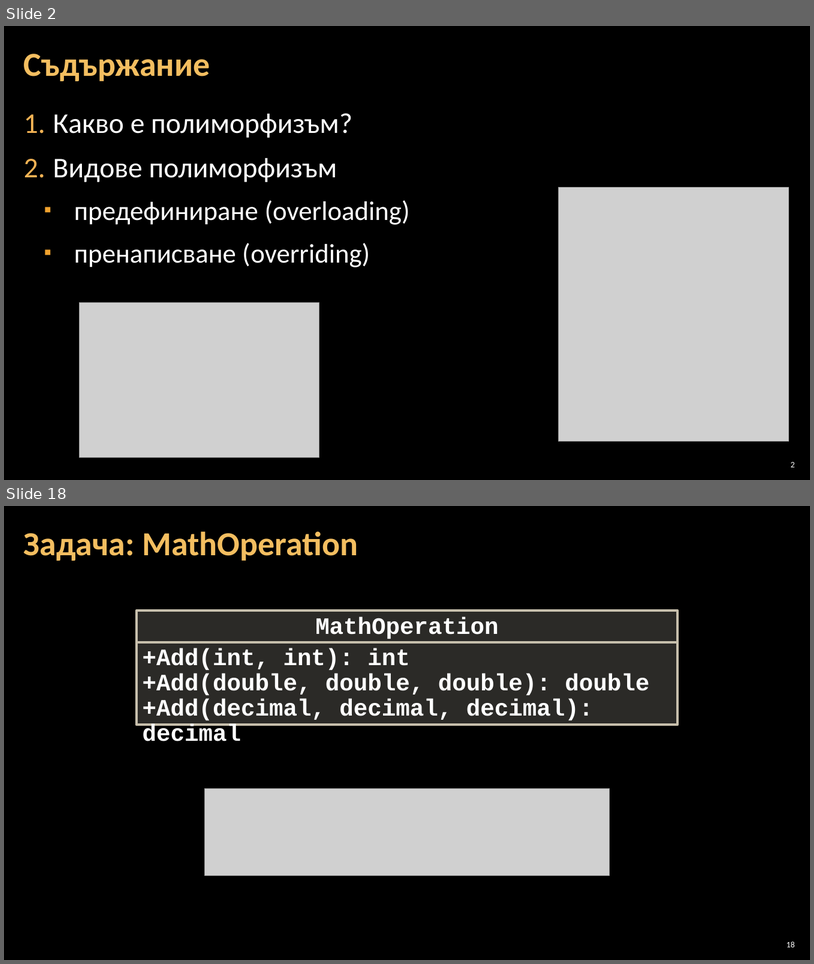
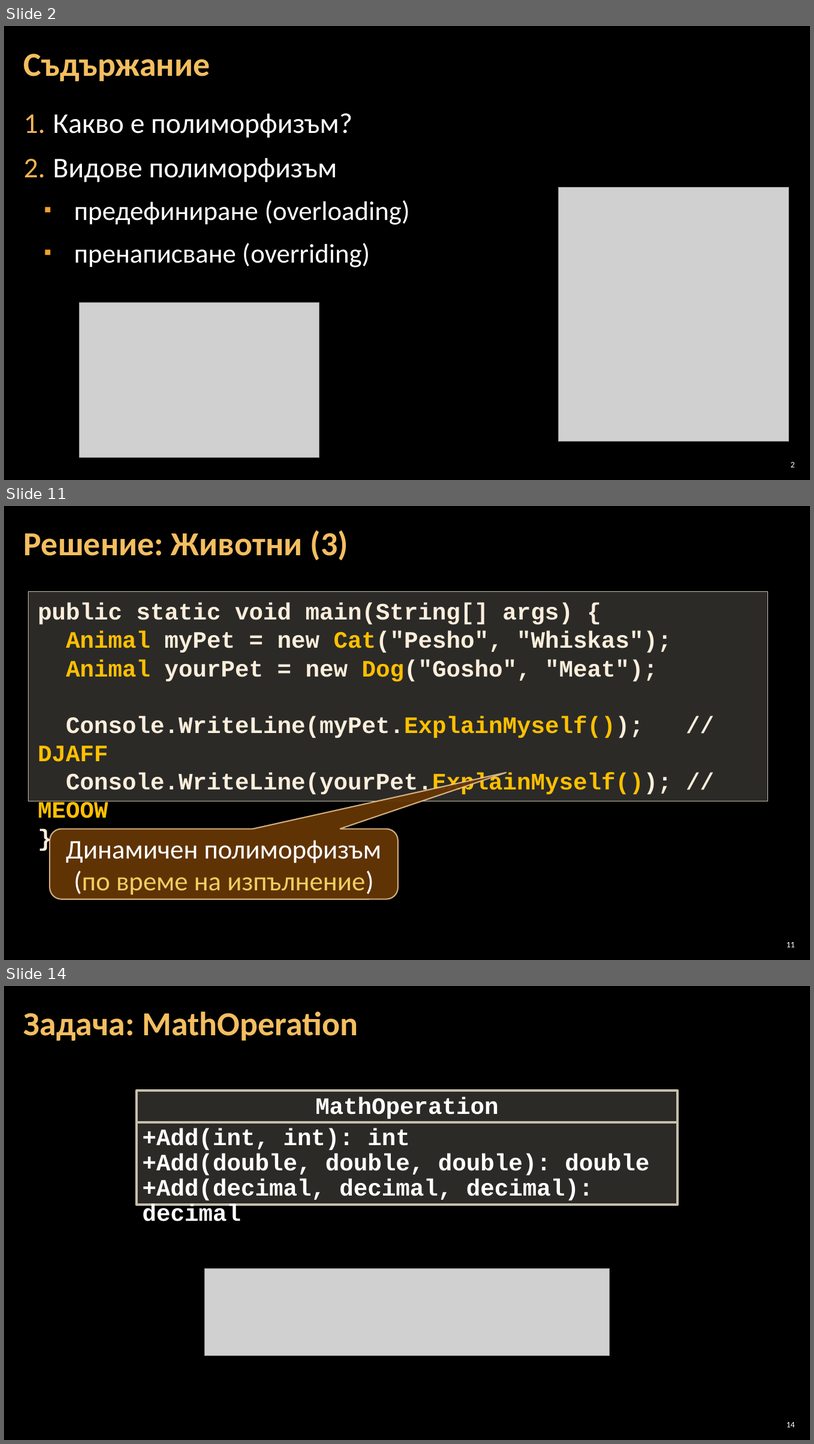
Before and after one commit to BG-IT-Edu/Free-Content, a slide deck: dmanolov/Информатика 11 клас, ПП (C#)/М1.Обектно-ориентирано проектиране и програмиране/06.Полиморфизъм/06.Полиморфизъм.pptx. Shown one above the other, each under a label of ours: slides 2 and 18 before the commit, slides 2, 11 and 14 after it; the slides between them are not shown. The pictures are 814x964 and 814x1444 pixels, drawn with LibreOffice and Linux fonts; fonts in the diff are those of the drawing; grey boxes stand for pictures; background and template pictures are left out. Boxes give left, top, right and bottom in pixels: in the first picture for what was removed or moved away, otherwise in the second. Text is boxed around its words. In the diff, an @@ line names an element or a change of style, - is before the commit and + after.

```diff
--- a/dmanolov/Информатика 11 клас, ПП (C#)/М1.Обектно-ориентирано проектиране и програмиране/06.Полиморфизъм/06.Полиморфизъм.pptx
+++ b/dmanolov/Информатика 11 клас, ПП (C#)/М1.Обектно-ориентирано проектиране и програмиране/06.Полиморфизъм/06.Полиморфизъм.pptx
@@ slide 11 added at bbox=[4, 506, 810, 960], background picture (left out) @@
@@ title added at bbox=[24, 530, 348, 561], 40 pt, text #F3BE60, bold @@
+Решение: Животни (3)
@@ rectangle added at bbox=[28, 592, 768, 801], fill #D9D5C7 at 20% opacity, outline #C7BFAC 1 pt, 28 pt, text #FBEEDC, bold @@
+public static void main(String[] args) {
+Animal myPet = new Cat("Pesho", "Whiskas");
+Animal yourPet = new Dog("Gosho", "Meat");
+Console.WriteLine(myPet.ExplainMyself()); // DJAFF
+Console.WriteLine(yourPet.ExplainMyself()); // MEOOW
+}
@@ rounded speech box added at bbox=[50, 828, 398, 898], fill #663606 at 95% opacity, outline #F8D49E 1.5 pt, 32 pt, text #FFFFFF @@
+Динамичен полиморфизъм
+(по време на изпълнение)
@@ page number added at bbox=[787, 942, 795, 947], 10 pt, text #FFFFFF @@
+11
@@ what was slide 18 is now slide 14 @@
@@ page number at bbox=[787, 1422, 795, 1427]: text changed @@
-18
+14
```
Also in this commit, not shown: 10 slides changed, 1 other slide added, 6 slides removed, 1 other file.
